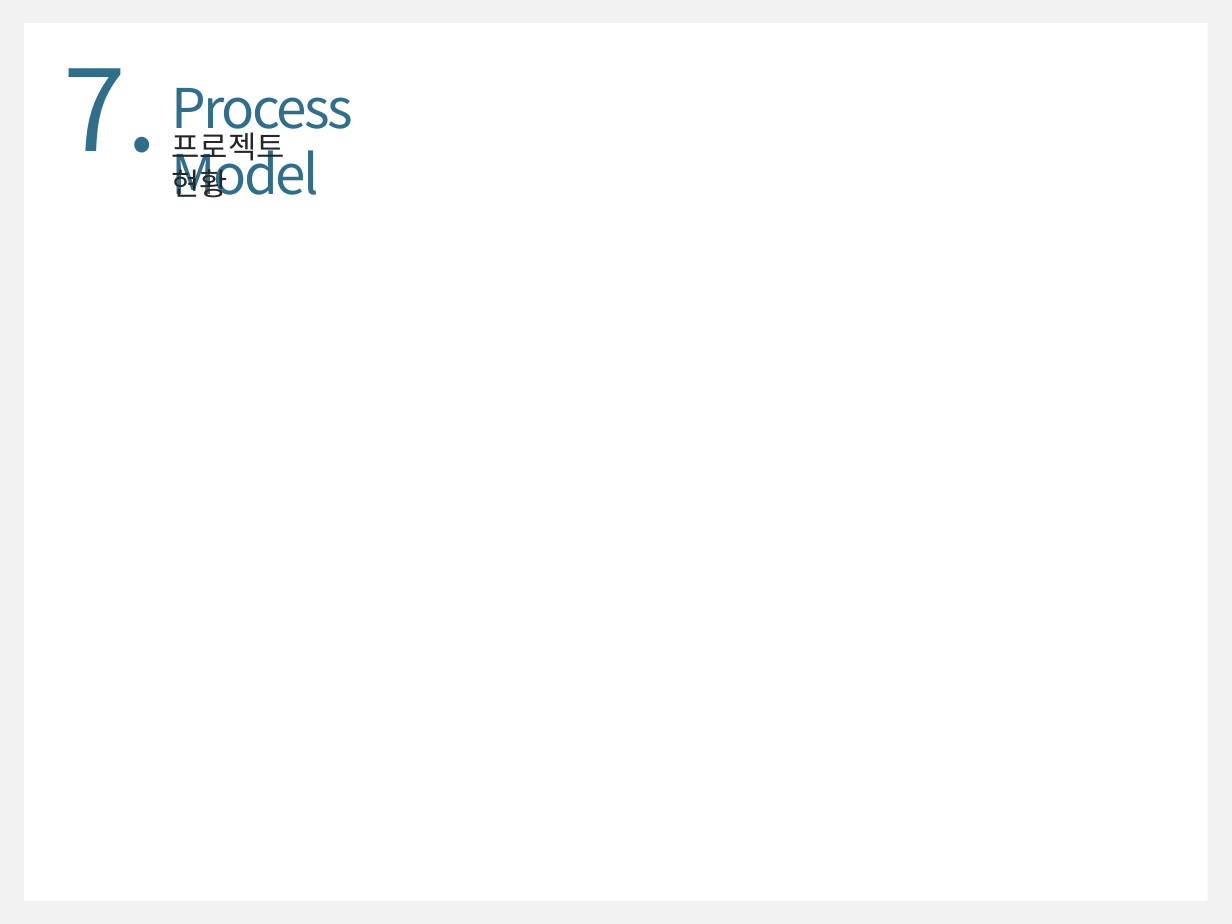
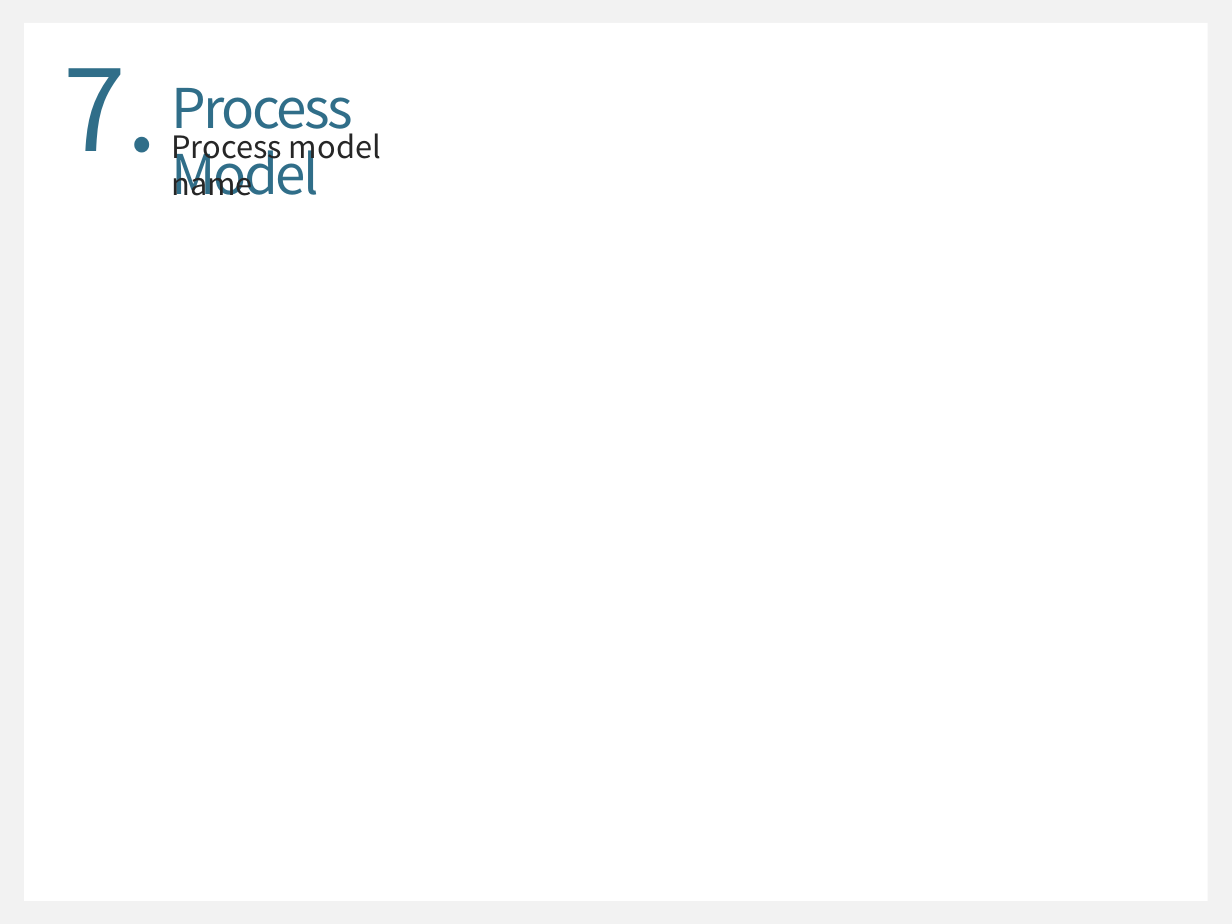
Before and after one commit to WongyuLee/KNU_SoftwareEngineering_2Team, a slide deck: slide 12 of SoftwareEngineering_2Team.pptx (slide 10 before the commit). Drawn at 1232x924 pixels with LibreOffice and Linux fonts; fonts in the diff are those of the drawing. Boxes give left, top, right and bottom in pixels: in the first picture for what was removed or moved away, otherwise in the second. Text is boxed around its words. In the diff, an @@ line names an element or a change of style, - is before the commit and + after.

```diff
--- a/SoftwareEngineering_2Team.pptx
+++ b/SoftwareEngineering_2Team.pptx
@@ text at (x1=171, y1=127, x2=381, y2=196): text changed @@
-프로젝트 현황
+Process model name
```
Also in this commit, not shown: 6 other slides changed, 3 slides added, 1 slide removed.
